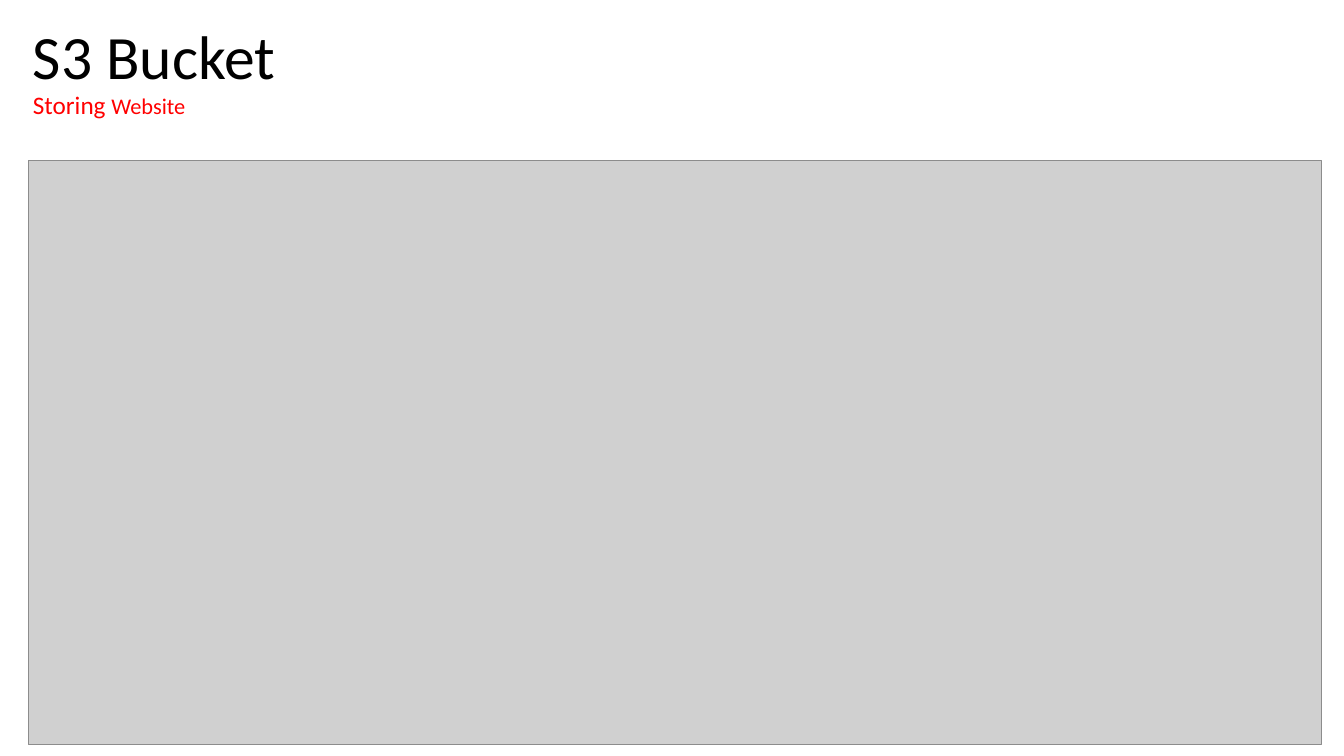
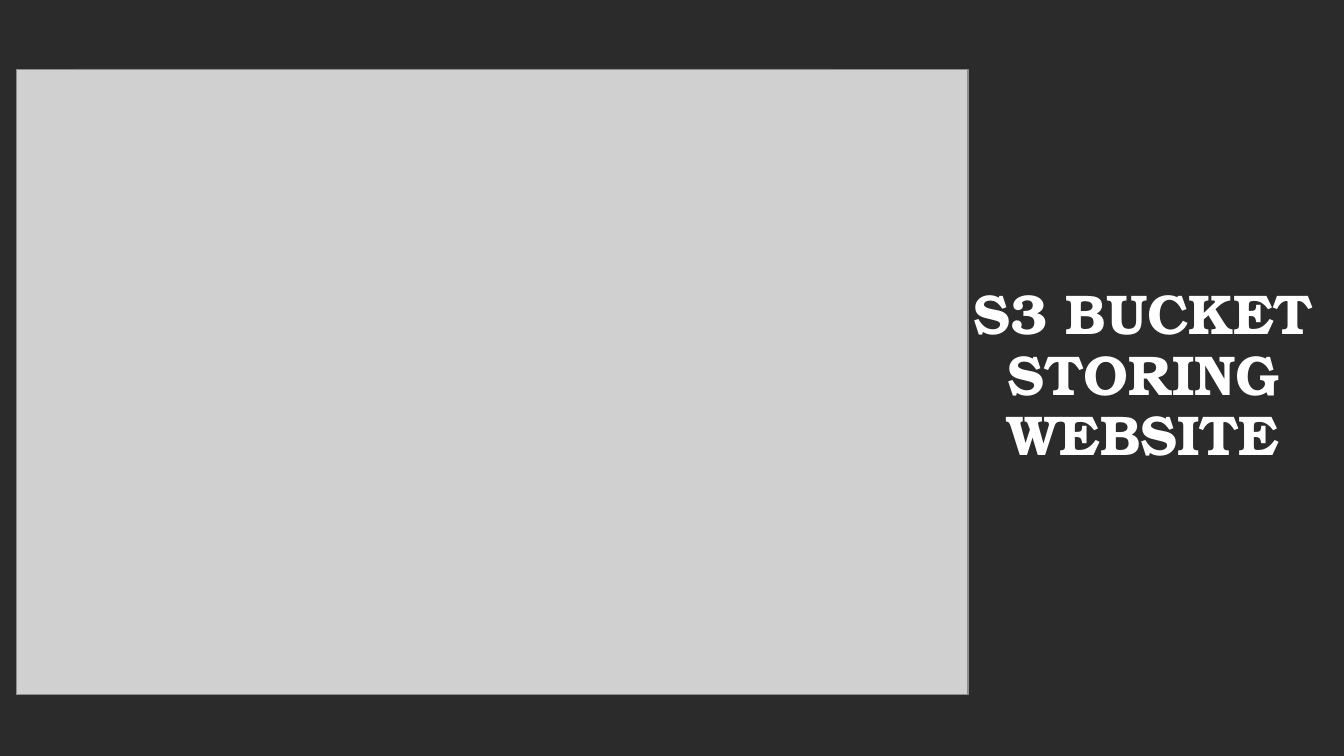
Before and after one commit to GallagherStephen/4thYearProject-Dissertation, a slide deck: slide 6 of Presentation/4th Year Presentation.pptx. Drawn at 1344x756 pixels with LibreOffice and Linux fonts; fonts in the diff are those of the drawing; grey boxes stand for pictures; background and template pictures are left out; a plain dark background stands for a picture behind light text. Boxes give left, top, right and bottom in pixels: in the first picture for what was removed or moved away, otherwise in the second. Text is boxed around its words. In the diff, an @@ line names an element or a change of style, - is before the commit and + after.

Commit message:
added background to presentation

```diff
--- a/Presentation/4th Year Presentation.pptx
+++ b/Presentation/4th Year Presentation.pptx
@@ background #FFFFFF to picture (left out) @@
@@ picture: place and size @@
-picture at bbox=[28, 160, 1322, 744]
+picture at bbox=[16, 70, 968, 696]
@@ rectangle added at bbox=[83, 81, 821, 676], fill #FFFFFF, outline #FFFFFF 15 pt @@
@@ title "S3 BUCKET STORING WEBSITE" at bbox=[973, 295, 1313, 456]: vertical alignment middle to bottom @@
@@ title at bbox=[973, 295, 1313, 456]: text changed; size 44 to 40 pt; font Calibri to TeX Gyre Bonum; text colour #FF0000 to #FFFFFF; bold on @@
-S3 Bucket
-Storing Website
+S3 BUCKET
+STORING WEBSITE
```
Also in this commit, not shown: 10 other slides changed, 1 slide removed.
